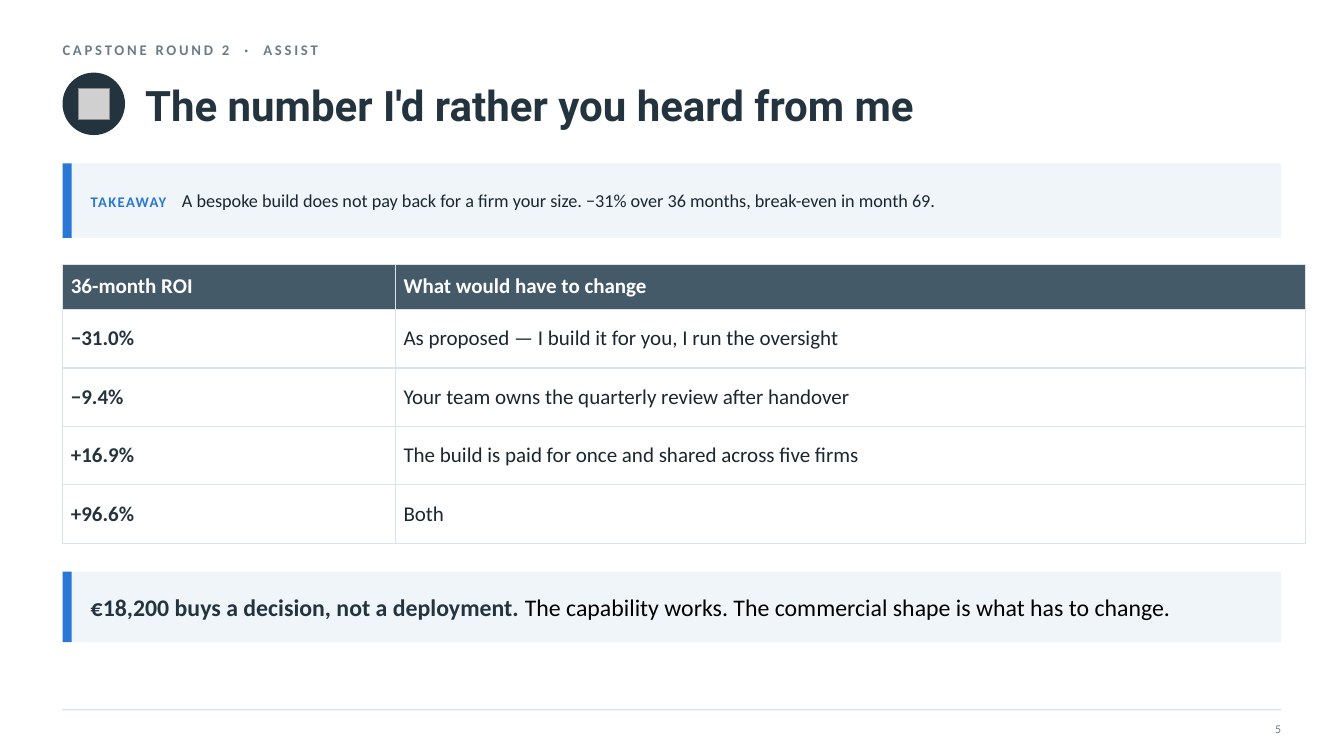
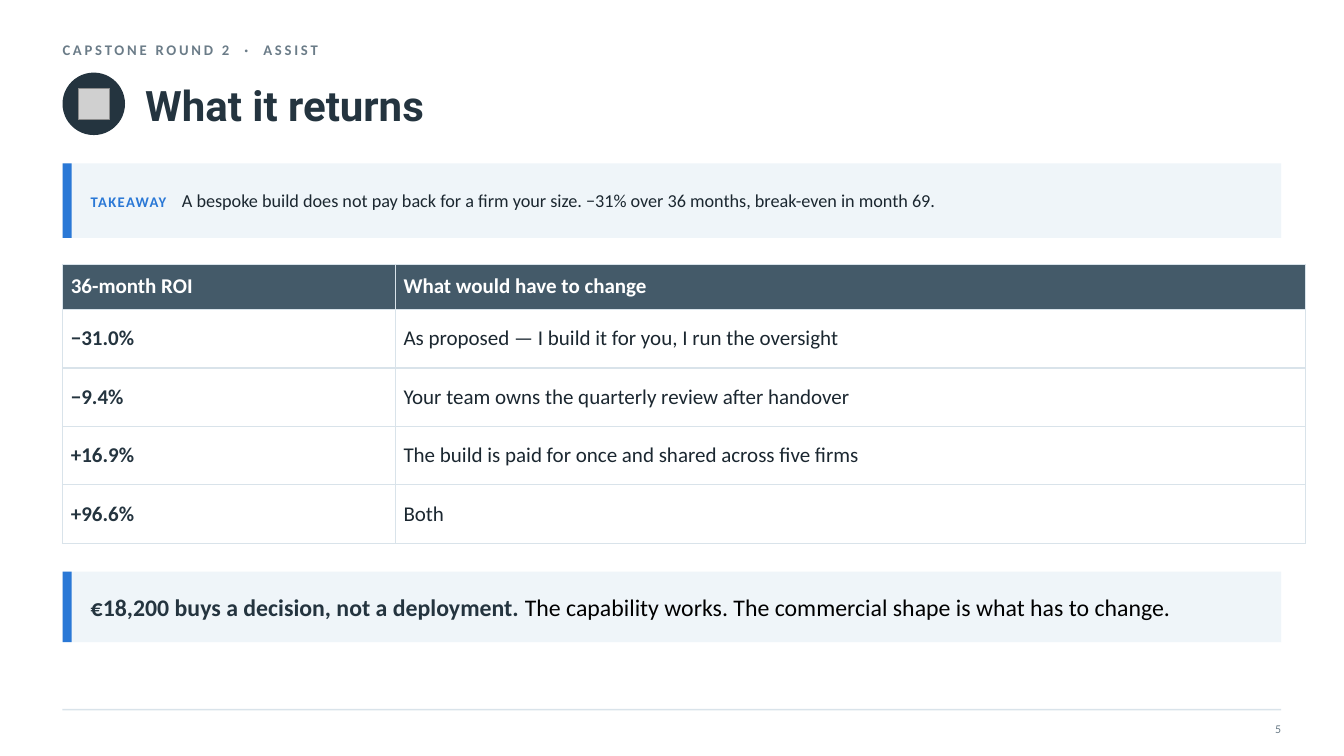
Before and after one commit to nyelugo/PROJECT-Capstone-AI-Consulting, a slide deck: slide 6 of presentation.pptx. Drawn at 1344x756 pixels with LibreOffice and Linux fonts; fonts in the diff are those of the drawing; grey boxes stand for pictures. Boxes give left, top, right and bottom in pixels: in the first picture for what was removed or moved away, otherwise in the second. Text is boxed around its words. In the diff, an @@ line names an element or a change of style, - is before the commit and + after.

```diff
--- a/presentation.pptx
+++ b/presentation.pptx
@@ text at box(145, 89, 424, 122): text changed @@
-The number I'd rather you heard from me
+What it returns
```
Also in this commit, not shown: 1 other slide changed, 2 other files.
